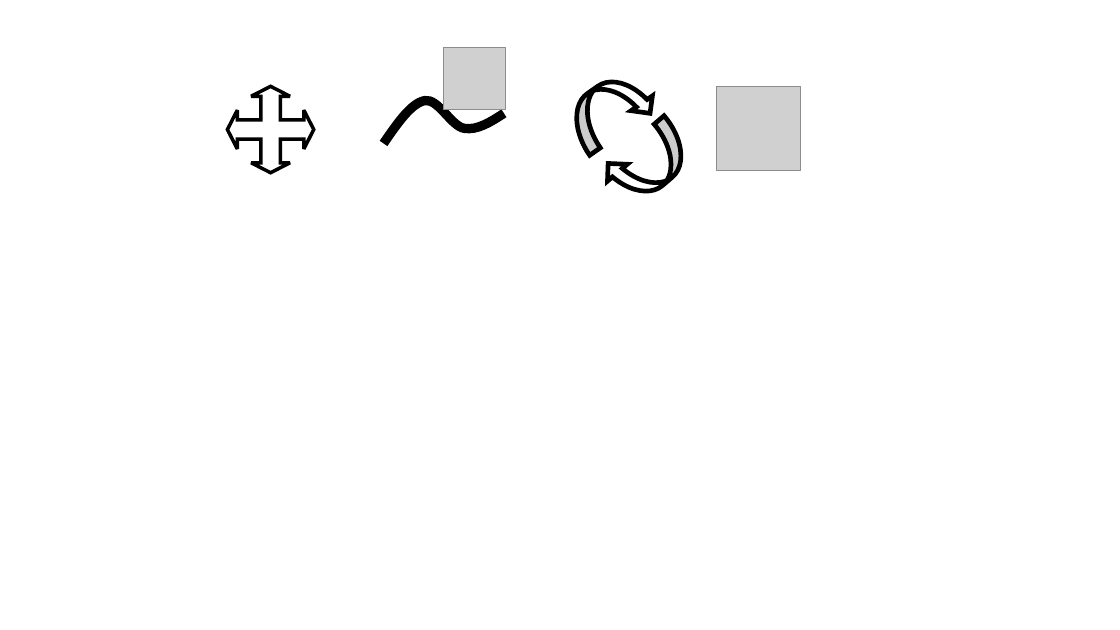
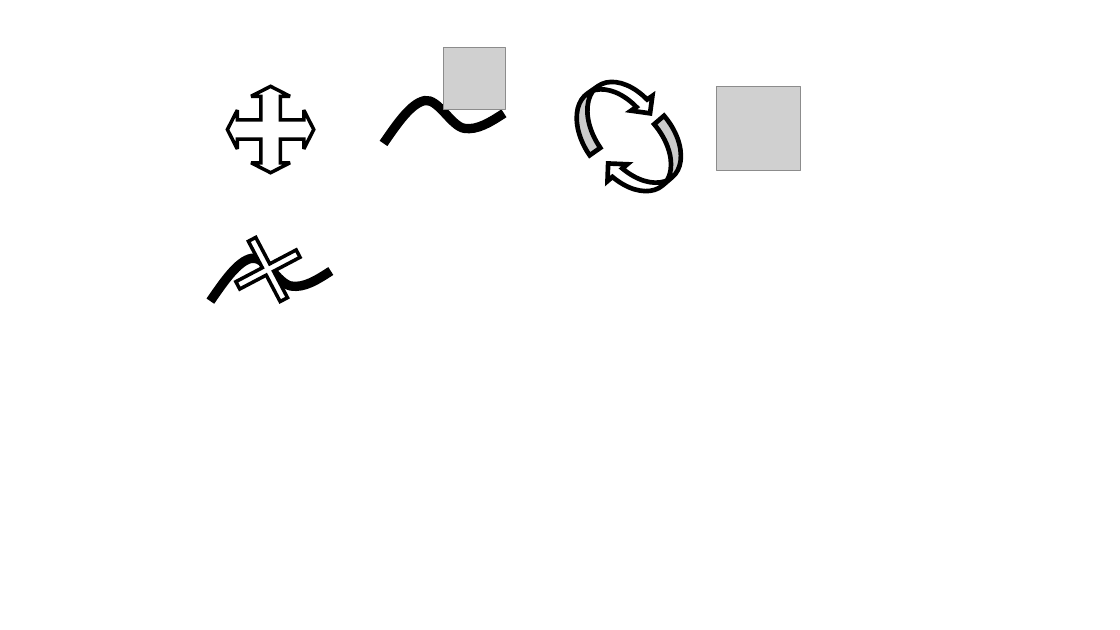
Before and after one commit to boris-van-sosin/Sprocket-Turret-Designer-Mk2, a slide deck: slide 1 of icons.pptx. Drawn at 1120x630 pixels with LibreOffice and Linux fonts; fonts in the diff are those of the drawing; grey boxes stand for pictures. Boxes give left, top, right and bottom in pixels: in the first picture for what was removed or moved away, otherwise in the second. Text is boxed around its words. In the diff, an @@ line names an element or a change of style, - is before the commit and + after.

```diff
--- a/icons.pptx
+++ b/icons.pptx
@@ cross added at [210, 212, 326, 328], fill #FFFFFF, outline #000000 3 pt @@
@@ freeform shape added at [210, 258, 330, 301], outline #000000 8 pt @@
```
Also in this commit, not shown: 15 other files.
